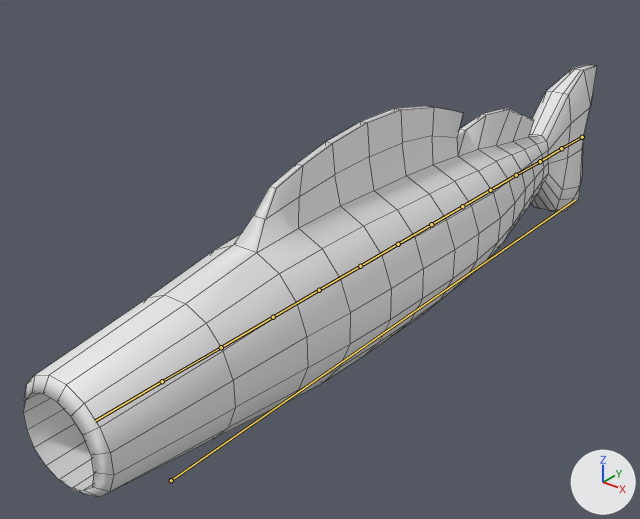
One commit to the FBX model Tea_House_Trouble/Assets/Content/Characters/Koinobori/Koi_GameAsset.fbx: the scene before it, then after it.
The view is the same before and after, from a 50 mm camera at (4.73, -3.89, 4.99) aimed at (-0.57, 2.74, 0.88). Arrows for +X, +Y and +Z are at lower right; the lights stay in place. The bones that bend it are drawn over the model as lines. Mesh edges are drawn as thin lines.

In view in the first picture: 'Koi_9,11'.
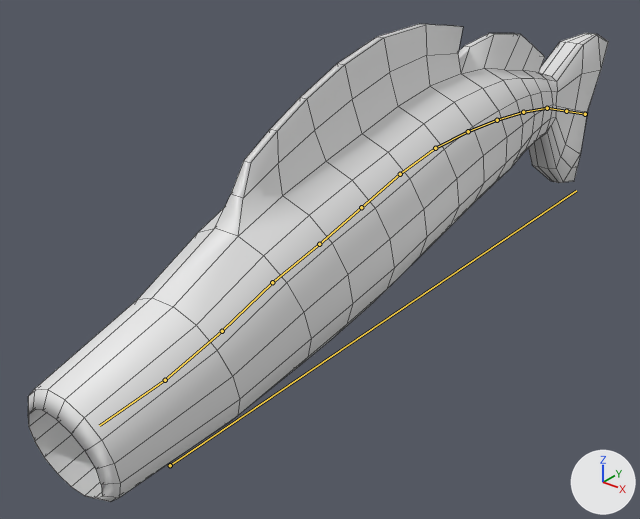
The newer file adds an action. The first version stands in its rest pose; the second is drawn at frame 109 of the action 'Koi1Bar_ARM|Koi1Bar_Idle3'.

The edits, one by one:
Bone 'Root' (bone_root) moves from (0.0, 0.0, 0.0) to (0.0, 0.0, 0.16).
Bone 'DEF-Spine01' (bone_def_spine01) moves from (0.0, 0.0, 0.0) to (0.0, 0.0, 0.18).
Bone 'DEF-Spine01' (bone_def_spine01) turns from (0, 0, 0) to (16, 0, 0) degrees about its own x, y and z.
Bone 'DEF-Spine01' (bone_def_spine01) is rescaled from (1.0, 1.0, 1.0) to (1.0, 1.02, 1.0).
Bone 'DEF-Spine03' (bone_def_spine03) turns from (0, 0, 0) to (-8, 0, 0) degrees about its own x, y and z.
Bone 'DEF-Spine04' (bone_def_spine04) turns from (0, 0, 0) to (-3, 0, 0) degrees about its own x, y and z.
Bone 'DEF-Spine05' (bone_def_spine05) turns from (0, 0, 0) to (-3, 0, 0) degrees about its own x, y and z.
Bone 'DEF-Spine06' (bone_def_spine06) turns from (0, 0, 0) to (-4, 0, 0) degrees about its own x, y and z.
Bone 'DEF-Spine07' (bone_def_spine07) turns from (0, 0, 0) to (-7, 0, 0) degrees about its own x, y and z.
Bone 'DEF-Spine08' (bone_def_spine08) turns from (0, 0, 0) to (-5, 0, 0) degrees about its own x, y and z.
Bone 'DEF-Spine10' (bone_def_spine10) turns from (0, 0, 0) to (2, 0, 0) degrees about its own x, y and z.
Bone 'DEF-Spine11' (bone_def_spine11) turns from (0, 0, 0) to (-6, 0, 0) degrees about its own x, y and z.
Bone 'DEF-Spine12' (bone_def_spine12) turns from (0, 0, 0) to (4, 0, 0) degrees about its own x, y and z.
Bone 'DEF-Spine13' (bone_def_spine13) turns from (0, 0, 0) to (7, 0, 0) degrees about its own x, y and z.
Bone 'DEF-Spine13' (bone_def_spine13) is rescaled from (1.0, 1.0, 1.0) to (1.0, 0.98, 1.0).

Location of each change, (x1, y1, x2, y2) in pixels of the pictures (640 x 519 px):
'Koi_9,11', posed (11% taller): before (23, 65, 597, 497); after (28, 24, 608, 502)
bone 'Root', root to tip: before (171, 480) to (575, 200); after (170, 465) to (576, 190)
bone 'DEF-Spine01', root to tip: before (582, 137) to (561, 148); after (585, 114) to (566, 111)
bone 'DEF-Spine03', root to tip: before (540, 161) to (516, 175); after (547, 108) to (523, 112)
bone 'DEF-Spine04', root to tip: before (516, 175) to (490, 190); after (523, 112) to (497, 120)
bone 'DEF-Spine05', root to tip: before (490, 190) to (462, 206); after (497, 120) to (468, 131)
bone 'DEF-Spine06', root to tip: before (462, 206) to (431, 224); after (468, 131) to (435, 148)
bone 'DEF-Spine07', root to tip: before (431, 224) to (398, 244); after (435, 148) to (400, 174)
bone 'DEF-Spine08', root to tip: before (398, 244) to (360, 266); after (400, 174) to (361, 207)
bone 'DEF-Spine10', root to tip: before (319, 290) to (273, 317); after (319, 244) to (272, 282)
bone 'DEF-Spine11', root to tip: before (273, 317) to (221, 347); after (272, 282) to (222, 331)
bone 'DEF-Spine12', root to tip: before (221, 347) to (162, 381); after (222, 331) to (165, 380)
bone 'DEF-Spine13', root to tip: before (162, 381) to (95, 421); after (165, 380) to (99, 425)
